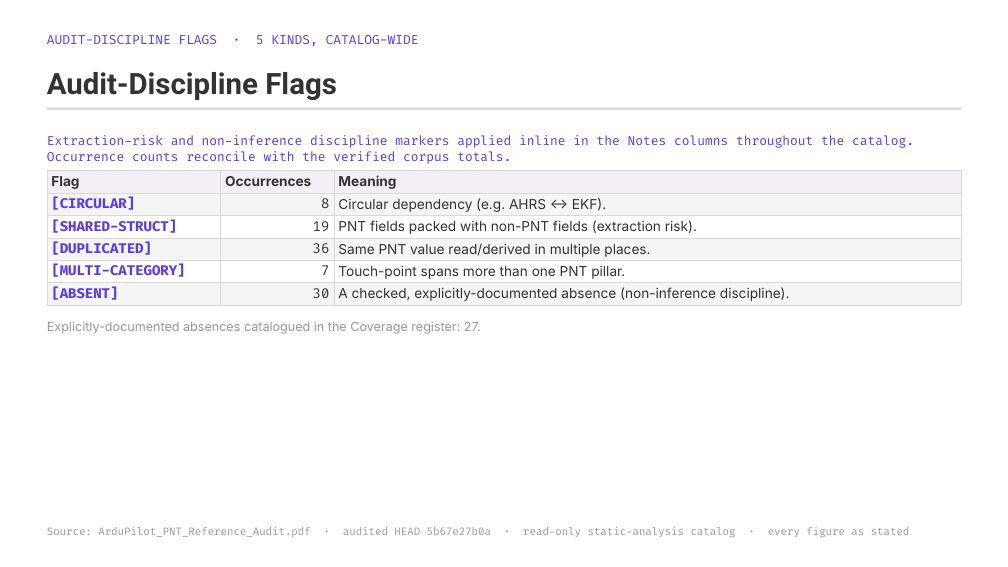
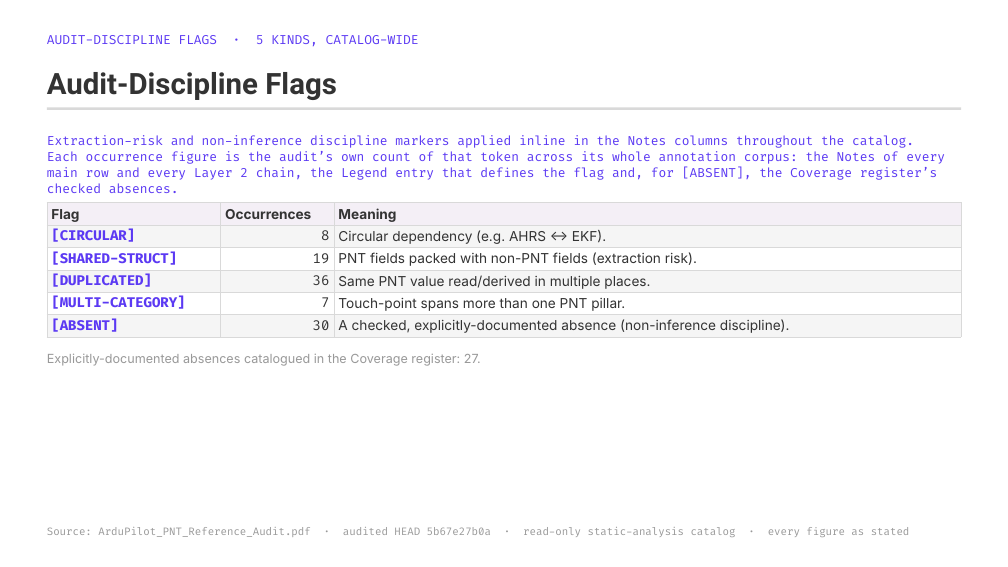
Before and after one commit to blitzy-public-samples/ardupilot-blitzy, a slide deck: slide 16 of blitzy/presentations/ArduPilot_PNT_Reference_Audit_Full_Findings.pptx. Drawn at 1008x567 pixels with LibreOffice and Linux fonts; fonts in the diff are those of the drawing. Boxes give left, top, right and bottom in pixels: in the first picture for what was removed or moved away, otherwise in the second. Text is boxed around its words. In the diff, an @@ line names an element or a change of style, - is before the commit and + after.

```diff
--- a/blitzy/presentations/ArduPilot_PNT_Reference_Audit_Full_Findings.pptx
+++ b/blitzy/presentations/ArduPilot_PNT_Reference_Audit_Full_Findings.pptx
@@ text at (x1=47, y1=135, x2=945, y2=193): text changed @@
-Extraction-risk and non-inference discipline markers applied inline in the Notes columns throughout the catalog. Occurrence counts reconcile with the verified corpus totals.
+Extraction-risk and non-inference discipline markers applied inline in the Notes columns throughout the catalog. Each occurrence figure is the audit’s own count of that token across its whole annotation corpus: the Notes of every main row and every Layer 2 chain, the Legend entry that defines the flag and, for [ABSENT], the Coverage register’s checked absences.
@@ table moved from (x1=47, y1=171, x2=962, y2=306) to (x1=47, y1=203, x2=962, y2=337) @@
@@ text "Explicitly-documented absences catalogued in the ..." moved from (x1=47, y1=322, x2=481, y2=334) to (x1=47, y1=354, x2=481, y2=366) @@
```
Also in this commit, not shown: 11 other slides changed.
